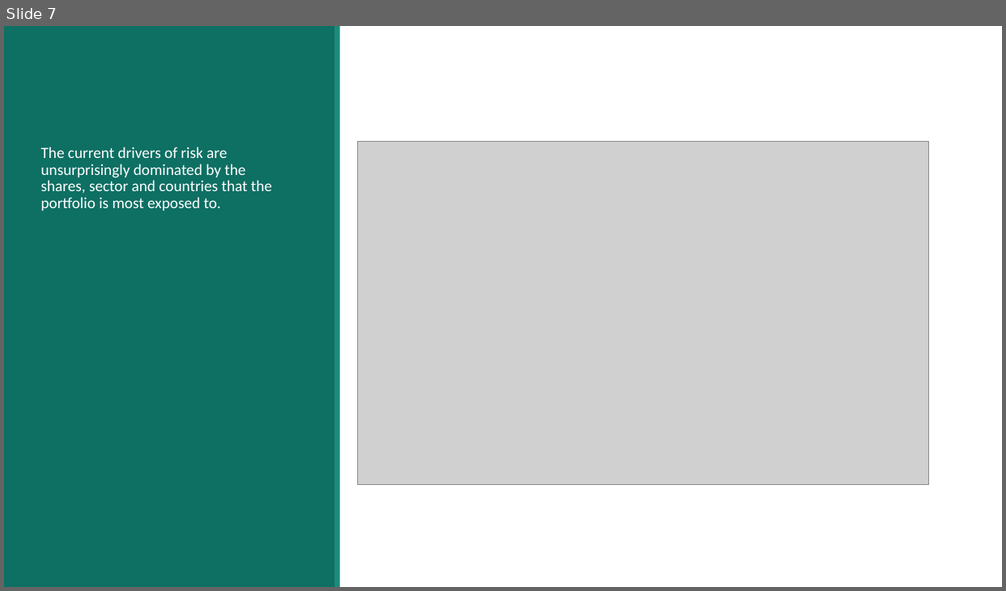
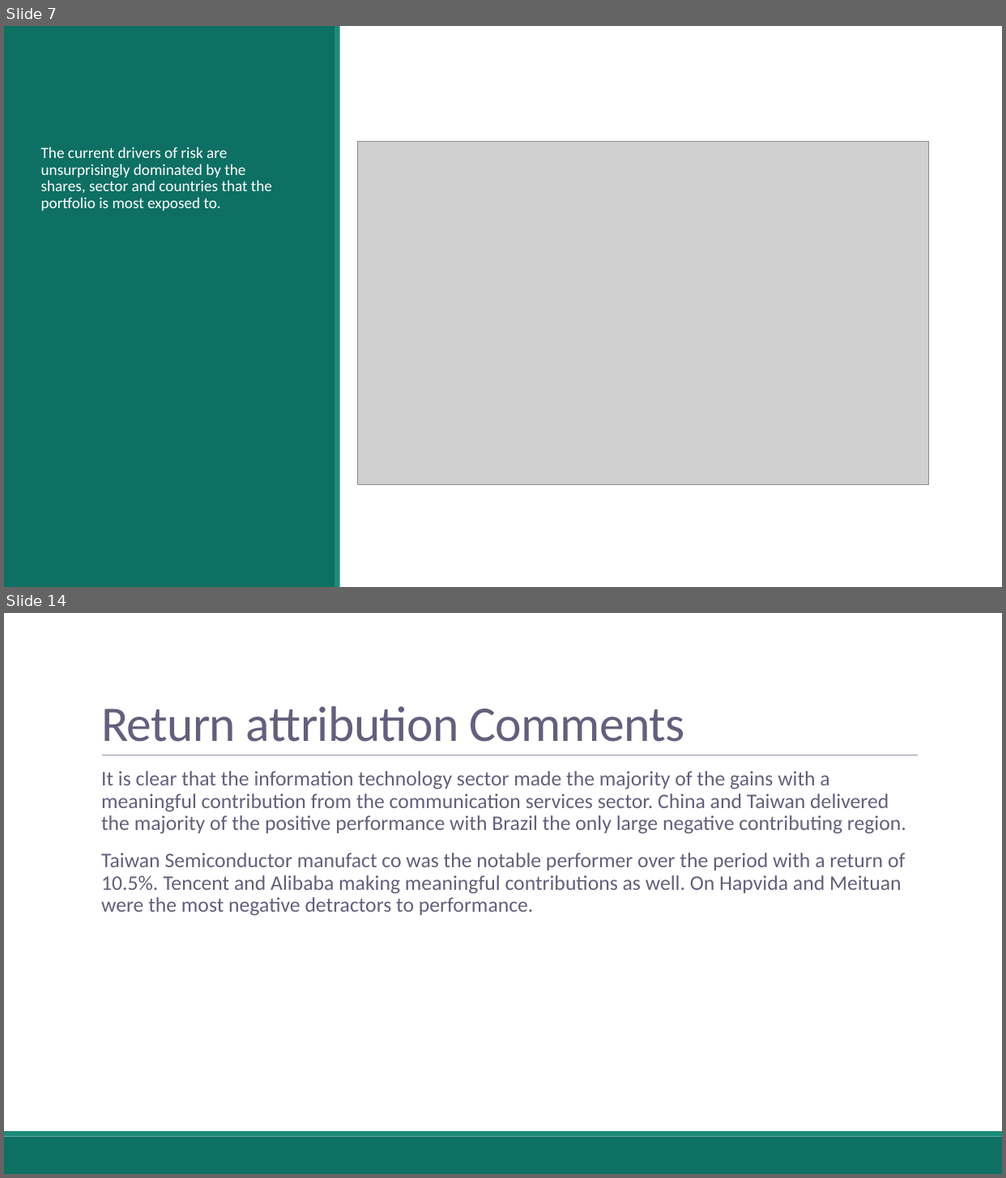
Before and after one commit to nickdc01/ninetyone_techinal_assesment, a slide deck: Final Presentation.pptx. Shown one above the other, each under a label of ours: slide 7 before the commit, slides 7 and 14 after it; the slides between them are not shown. The pictures are 1006x591 and 1006x1178 pixels, drawn with LibreOffice and Linux fonts; fonts in the diff are those of the drawing; grey boxes stand for pictures. Boxes give left, top, right and bottom in pixels: in the first picture for what was removed or moved away, otherwise in the second. Text is boxed around its words. In the diff, an @@ line names an element or a change of style, - is before the commit and + after.

```diff
--- a/Final Presentation.pptx
+++ b/Final Presentation.pptx
@@ slide 14 added at [4,613,1002,1174], background #FFFFFF @@
@@ title added at [101,706,684,742], 48 pt, text #635F7C @@
+Return attribution Comments
@@ line added from (102, 756) to (918, 756), #9491AB 0.5 pt @@
@@ text added at [101,771,906,916], 20 pt, text #635F7C @@
+  It is clear that the information technology sector made the majority of the gains with a meaningful contribution from the communication services sector. China and Taiwan delivered the majority of the positive performance with Brazil the only large negative contributing region.
+  Taiwan Semiconductor manufact co was the notable performer over the period with a return of 10.5%. Tencent and Alibaba making meaningful contributions as well. On Hapvida and Meituan were the most negative detractors to performance.
@@ rectangle added at [4,1137,1002,1174], fill #0E6F63 @@
@@ rectangle added at [4,1131,1002,1137], fill #1D8A79 @@
```
Also in this commit, not shown: 2 slides changed, 13 other slides added, 5 other files.
